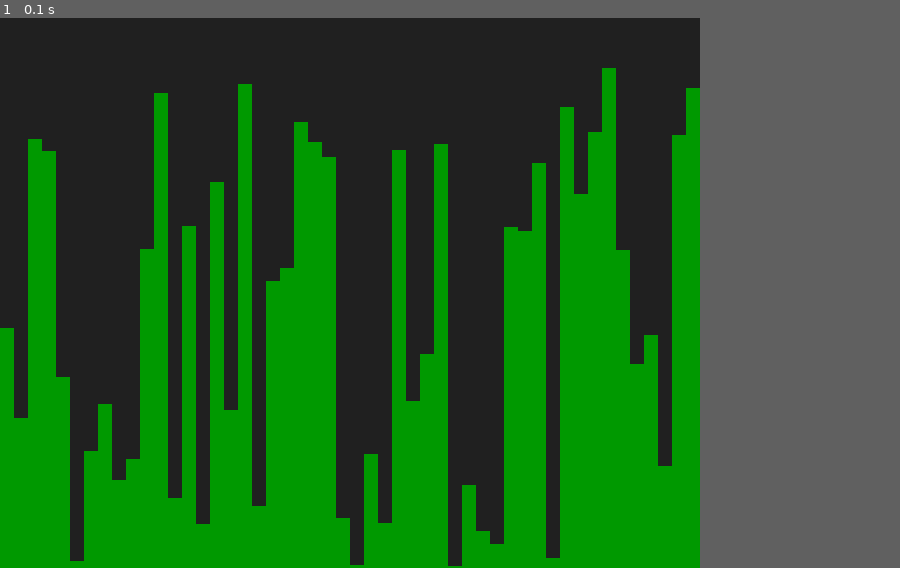
Above: before the commit, frame 1.
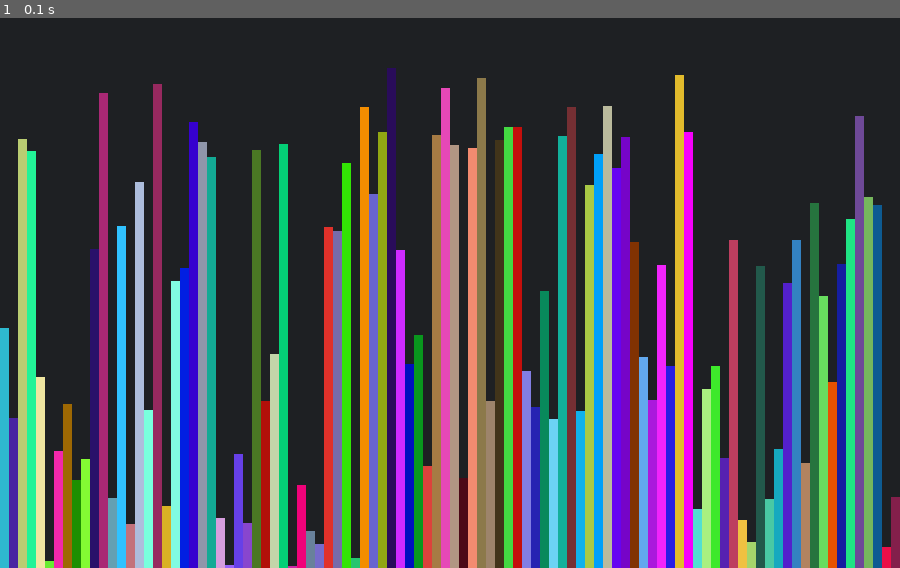
Above: after the commit, the same moment.

Repository: berkaydedeoglu/Sorting_Simulations_via_Pygame
Game: pygame game, started from SortingSim/main.py
The game is run twice, just before and just after one commit, with the same random seed, the same clock (stepped at 60 frames per second) and the same inputs.
Inputs:
- Up to frame 1 (0.1 s): no input
In our replay, the window is 700x550 before the commit and 900x550 after it. These sizes can differ from the game's own. Grey fills any space a smaller window leaves; there, only what the larger window draws over its background counts as a difference.

The runs differ from the first frame. In frame 1, 58% of the frame differs, in the area x 0-100%, y 9-100%.

Commit message:
Stick konumlarını değiştirme metodu oluşturuldu!
Sticks sınıfı üzerindeki "swap_stick_locations()" **static** metodu ile sticklerin konumları değiştirilebilir hale geldi.

Bu metod stickleri sıralarken bizim bu sıralamayı izleyebilmemizi sağlayacak

Diff:
--- a/SortingAlgorithims/BubbleSorted.py
+++ b/SortedList/BubbleSorted.py
@@ -2,6 +2,9 @@
 
 
 class BubbleSorted(SortedList):
+
+    def __init__(self, arg):
+        super().__init__(self, arg)
 
     def sort(self) -> None:
 
--- a/SortingAlgorithims/SelectionSorted.py
+++ b/SortedList/SelectionSorted.py
@@ -3,10 +3,8 @@
 
 class SelectionSorted(SortedList):
 
-    """
     def __init__(self, arg: list or tuple) -> None:
         super().__init__(arg)
-    """
 
     def sort(self): # Todo: Check steps via print()
         i = 0
--- a/SortingSim/Sticks.py
+++ b/SortingSim/Sticks.py
@@ -21,18 +21,51 @@
         return len(self.sticks)
 
     def new_stick(self) -> None:
-        new_stick = stick.Stick(random.randint(1, 500), self.nos)
+        new_stick = stick.Stick(random.randint(1, 500), self.nos)  # IDEA:  nos id olarak kullanılabilir mi?
+
         self.sticks.append(new_stick)
+
+        color = (random.randint(0, 255), random.randint(0, 255), random.randint(0, 255))
+        new_stick.color = color
 
         if new_stick.length > self._biggest:
             self._biggest = new_stick.length
 
-    def new_sticks(self, stick_number):
+    def new_sticks(self, stick_number: int) -> None:
         i = 0
 
         while i < stick_number:
             self.new_stick()
             i += 1
+
+    def find_stick(self, length: int, start: int) -> stick:
+
+        """
+        for stick_i in self.sticks:
+            if stick_i.length == length:
+                return stick_i
+
+        """
+
+        if start > len(self.sticks):  #TODO : Hata döndürülmeli
+            print("Hata")
+            return -1
+
+        i = start
+
+        while i < len(self.sticks):
+            if self.sticks[i].length == length:
+                return self.sticks[i]
+            i += 1
+
+        return -1
+
+    @staticmethod
+    def swap_stick_locations(stick_1: stick, stick_2: stick) -> None:
+
+        temp_location = stick_1.location
+        stick_1.location = stick_2.location
+        stick_2.location = temp_location
 
 
 class SticksToGui:  # SOR: İşler için statik metod mu yoksa iş nesnesi mi daha uygundur?
@@ -44,12 +77,12 @@
     lengths.
     """
 
-    def __init__(self, sticks_o: Sticks, board: pygame, win_sizes: (int, int)) -> None:
+    def __init__(self, sticks_o: Sticks, board: pygame.display, win_sizes: tuple) -> None:
         self.sticks_object = sticks_o
         self.game_board = board
         self.window_sizes = win_sizes
 
-        scales = self.generate_scale()
+        # scales = self.generate_scale
         # self.draw_sticks(self.sticks_object, self.game_board, scales)
 
     def generate_scale(self) -> (int, int):
@@ -60,7 +93,7 @@
         height = self.window_sizes[1]
         length = self.window_sizes[0]
 
-        vertical_scale = int(length / self.sticks_object.nos)
+        vertical_scale = (length / self.sticks_object.nos)
         horizontal_scale = int(height / self.sticks_object.biggest)
 
         scales = (vertical_scale, horizontal_scale)
@@ -68,6 +101,15 @@
         return scales
 
     def draw_sticks(self, scales: (int, int)) -> bool:
+        """
+        This method draws sticks to pygame board which you give as parameter.
+        A stick object has two property:
+            - Length (Property)
+            - Location
+
+        This method draws sticks according to their location values.
+        """
+
         win_height = self.window_sizes[1]
 
         for s in self.sticks_object.sticks:
@@ -75,7 +117,7 @@
             len_x = scales[0]
             pos_y = win_height - len_y
             pos_x = scales[0] * s.location
-            pygame.draw.rect(self.game_board, (0, 153, 0), (pos_x, pos_y, len_x, len_y))
+            pygame.draw.rect(self.game_board, s.color, (pos_x, pos_y, len_x, len_y))
 
         return True
 
--- a/SortingSim/main.py
+++ b/SortingSim/main.py
@@ -1,24 +1,32 @@
 import pygame as pg
 from SortingSim import Sticks
 
+
+
 sticks = Sticks.Sticks()
-sticks.new_sticks(50)
+sticks.new_sticks(100)
+
+#ex2 = SortSticks.SortSticks(sticks)
+#ex2.sort()
+
 pg.init()
 clock = pg.time.Clock()
 
-board = pg.display.set_mode([700, 550], pg.HWSURFACE | pg.SWSURFACE)
-Gsticks = Sticks.SticksToGui(sticks, board, (700, 550))
+board = pg.display.set_mode([900, 550], pg.HWSURFACE | pg.SWSURFACE)
+Gsticks = Sticks.SticksToGui(sticks, board, (900, 550))
 scales = Gsticks.generate_scale()
 game_exit = 0
+
 while not game_exit:
+
     for e in pg.event.get():
         if e.type == pg.QUIT:
-            exit_game = 1
+            game_exit = 1
 
-    board.fill((32, 32, 32))
+    board.fill((30, 32, 35))
     Gsticks.draw_sticks(scales)
     pg.display.update()
-    clock.tick(25)
+    clock.tick(14)
 
 
 pg.quit()
--- a/SortingSim/stick.py
+++ b/SortingSim/stick.py
@@ -1,9 +1,15 @@
 class Stick:
-
     def __init__(self, length=None, location=None):
 
         self._length = length
+
         self._loc = location
+
+        self._id = id(self)
+
+        self._color = None
+
+        # fixme: Verilere setter metodu ile yükleme yapılması!
 
     @property
     def length(self):
@@ -13,6 +19,14 @@
     def location(self):
         return self._loc
 
+    @property
+    def o_id(self):
+        return self._id
+
+    @property
+    def color(self):
+        return self._color
+
     @length.setter
     def length(self, value):
         self._length = value
@@ -21,6 +35,16 @@
     def location(self, location):
         self._loc = location
 
+    @color.setter
+    def color(self, value: tuple):
+        if value[0] <= 255 and value[1] <= 255 and value[2] <= 255 \
+                and value[0] >= 0 and value[1] >= 0 and value[2] >= 0:
+
+            self._color = value
+        else:
+            self._color = (255, 255, 255)
+
+
 if __name__ == "__main__":
     stick = Stick()
     stick.length(120)
--- a/SortingSim/test.py
+++ b/SortingSim/test.py
@@ -1,7 +1,34 @@
+from SortingSim import Sticks
 from SortingSim import stick
-from SortingSim import Sticks
+import time
 
-ex1 = Sticks.Sticks(20)
-for i in range(10):
-    ex1.new_stick()
-    print(ex1.sticks[i].length)
+"""
+ex1 = Sticks.Sticks()
+ex1.new_sticks(10)
+a = [i.length for i in ex1.sticks]
+print(a)
+print([ex1.find_stick(i, 0).location for i in a])
+print([ex1.find_stick(i, 0).location for i in a])
+"""
+
+s1 = stick.Stick(20, 130)
+s2 = stick.Stick(13, 1)
+s3 = stick.Stick(103, 58)
+
+print("s1 nesnesinin id'si: %d konumu: %d" % (s1.o_id, s1.location))
+print("s2 nesnesinin id'si: %d konumu: %d" % (s2.o_id, s2.location))
+print("s2 nesnesinin id'si: %d konumu: %d" % (s3.o_id, s3.location))
+
+Sticks.Sticks().swap_stick_locations(s1, s2)
+print("\nKonumlar değiştirildi (s1, s2)!!\n")
+
+print("s1 nesnesinin id'si: %d konumu: %d" % (s1.o_id, s1.location))
+print("s2 nesnesinin id'si: %d konumu: %d" % (s2.o_id, s2.location))
+print("s2 nesnesinin id'si: %d konumu: %d" % (s3.o_id, s3.location))
+
+Sticks.Sticks().swap_stick_locations(s1, s3)
+print("\nKonumlar değiştirildi (s1, s3)!!\n")
+
+print("s1 nesnesinin id'si: %d konumu: %d" % (s1.o_id, s1.location))
+print("s2 nesnesinin id'si: %d konumu: %d" % (s2.o_id, s2.location))
+print("s2 nesnesinin id'si: %d konumu: %d" % (s3.o_id, s3.location))
Renamed: SortingAlgorithims/InsertionSorted.py -> SortedList/InsertionSorted.py
Renamed: SortingAlgorithims/MergeSorted.py -> SortedList/MergeSorted.py
Renamed: SortingAlgorithims/SortedList.py -> SortedList/SortedList.py
